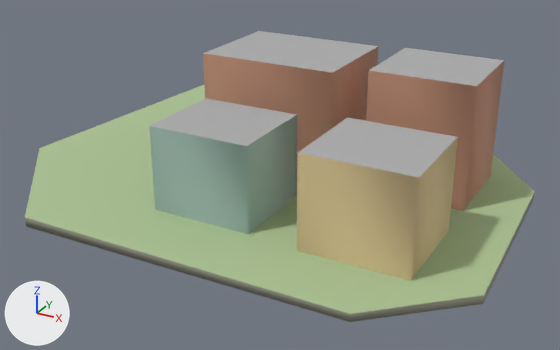
The glTF model godot_project/remake/sky/islands/SKY-028.lod2.glb: old version first, new version second.
Before and after are seen from a camera (50 mm lens) standing at (68.3, -128.5, 60.2) and looking at (-2.3, 0.1, -4.0). The lights are fixed; the arrows at lower left show +X, +Y and +Z. The picture after the commit comes second. Vertices at exactly the same position are counted once.

Names of what the first picture shows: 'buildings', 'deck', 'rock'.
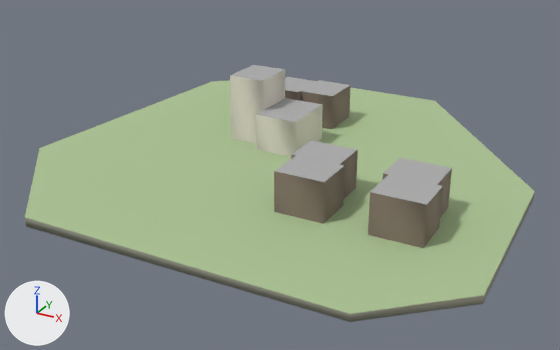
Patch to the scene script:
```diff
--- a/godot_project/remake/sky/islands/SKY-028.lod2.glb.py
+++ b/godot_project/remake/sky/islands/SKY-028.lod2.glb.py
@@ me_buildings @@
 # used by ob_buildings; location = (0.0, 0.0, 0.0)
-me_buildings.from_pydata(...)  # 32 vertices, 40 faces; spans x -13.8..37.7, y -32.8..11.7, z -0.5..22.6
+me_buildings.from_pydata(...)  # 64 vertices, 80 faces; spans x -16.5..36.0, y -22.5..29.2, z -0.5..14.1
+# me_buildings part 1: the loose piece of 8 vertices spanning x -13.8..13.2, y -9.3..11.7, z -0.5..22.2 is scaled about its middle by (0.296, 0.452, 0.642), then moved by (-12.2, 7.6, -4.1)
+# me_buildings part 2: the loose piece of 8 vertices spanning x -9.8..9.2, y -31.8..-14.8, z -0.5..15.6 is scaled about its middle by (0.474, 0.735, 0.511), then moved by (-3.7, 30.7, -3.9)
+# me_buildings part 3: the loose piece of 8 vertices spanning x 18.7..37.7, y -32.8..-14.8, z -0.5..16.6 is scaled about its middle by (0.5, 0.444, 0.478), then moved by (-15.5, 13.3, -4.5)
+# me_buildings part 4: the loose piece of 8 vertices spanning x 18.7..37.7, y -6.3..11.7, z -0.5..22.6 is scaled about its middle by (0.5, 0.444, 0.354), then moved by (-14.5, -21.2, -7.5)
+# me_buildings part 5: the loose piece of 8 vertices spanning x -13.8..13.2, y -9.3..11.7, z -0.5..22.2 is copied, and the copy is scaled about its middle by (0.296, 0.452, 0.36), then moved by (-11.7, 22.2, -7.3); it spans x -16.0..-8.0, y 18.7..28.2, z -0.5..7.7
+# me_buildings part 6: the loose piece of 8 vertices spanning x -13.8..13.2, y -9.3..11.7, z -0.5..22.2 is copied, and the copy is scaled about its middle by (0.296, 0.452, 0.36), then moved by (-3.7, 23.3, -7.3); it spans x -8.0..0.0, y 19.7..29.2, z -0.5..7.7
+# me_buildings part 7: the loose piece of 8 vertices spanning x 18.7..37.7, y -32.8..-14.8, z -0.5..16.6 is copied, and the copy is scaled about its middle by (0.5, 0.444, 0.478), then moved by (2.1, 13.3, -4.5); it spans x 25.5..35.0, y -14.5..-6.5, z -0.5..7.7
+# me_buildings part 8: the loose piece of 8 vertices spanning x 18.7..37.7, y -32.8..-14.8, z -0.5..16.6 is copied, and the copy is scaled about its middle by (0.5, 0.444, 0.478), then moved by (3.1, 5.3, -4.5); it spans x 26.5..36.0, y -22.5..-14.5, z -0.5..7.7
 me_buildings.materials.append(mat_sky_lod_bldg)
```

Boxes (x1, y1, x2, y2) around the edits, measured in the pictures (560 x 350 px; the box of a moved part takes in the faces that stretch with it):
'buildings', reshaped (37% narrower, 27% shorter): before (149, 31, 504, 281); after (230, 65, 452, 248)
part 1 of me_buildings, moved or reshaped: before (203, 31, 378, 182); after (230, 65, 285, 144)
part 2 of me_buildings, moved or reshaped: before (149, 98, 297, 234); after (256, 98, 323, 157)
part 3 of me_buildings, moved or reshaped: before (297, 117, 458, 281); after (291, 140, 358, 199)
part 4 of me_buildings, moved or reshaped: before (366, 48, 504, 211); after (274, 156, 345, 224)
part 5 of me_buildings, added: after (285, 77, 317, 101)
part 6 of me_buildings, added: after (300, 80, 351, 129)
part 7 of me_buildings, added: after (383, 158, 452, 218)
part 8 of me_buildings, added: after (368, 175, 443, 248)
